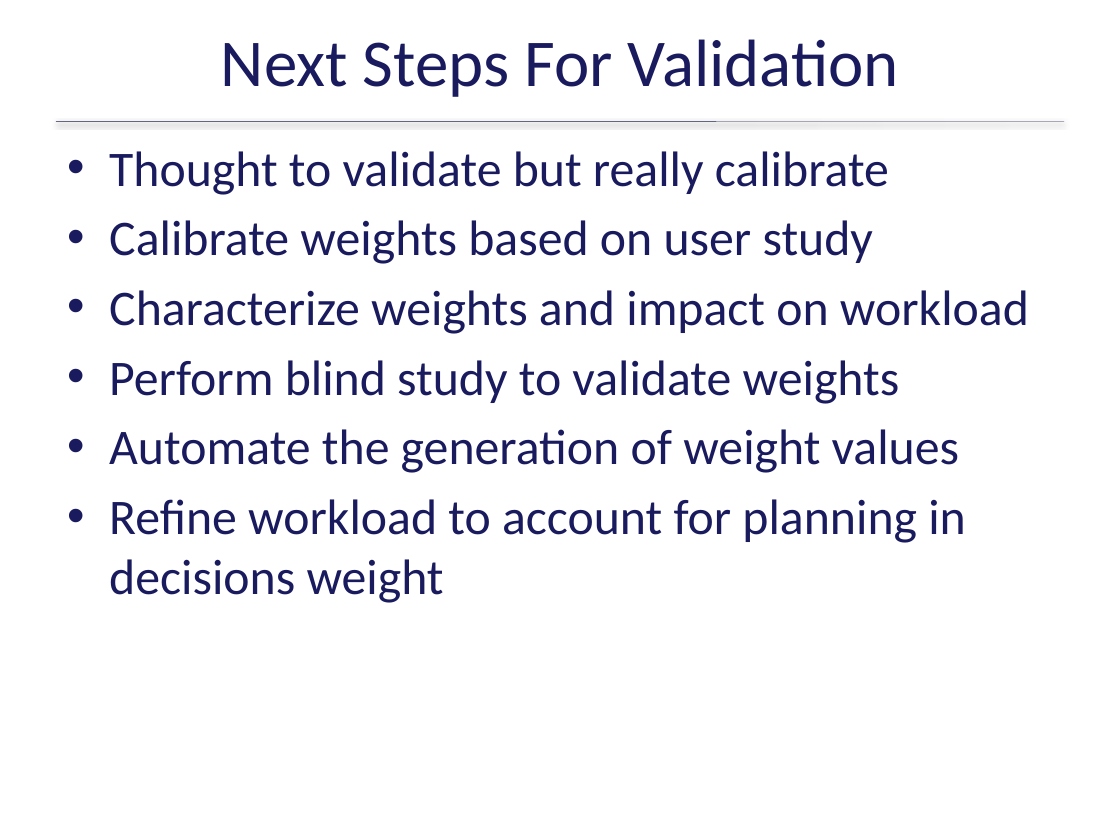
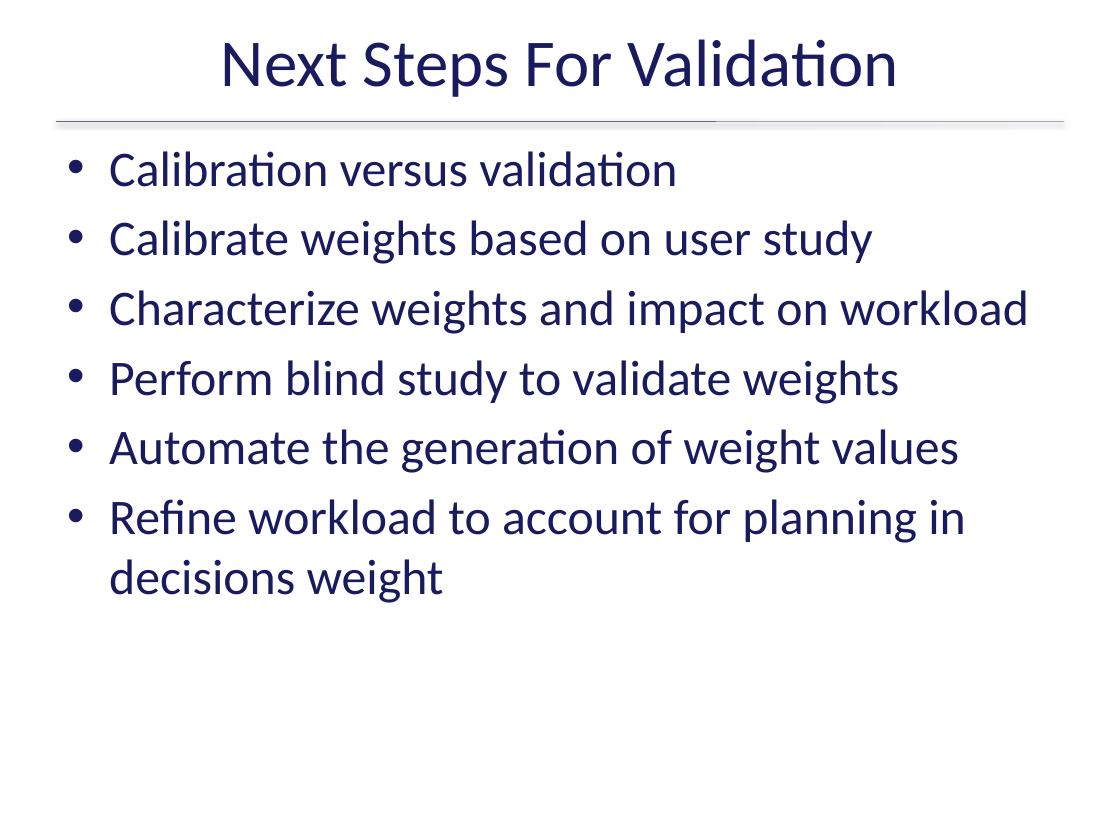
Before and after one commit to ericmercer/workload, a slide deck: slide 73 of publications_and_presentations/BYU13-03-Operator-Workload-Feb-2015.pptx. Drawn at 1120x840 pixels with LibreOffice and Linux fonts; fonts in the diff are those of the drawing; background and template pictures are left out. Boxes give left, top, right and bottom in pixels: in the first picture for what was removed or moved away, otherwise in the second. Text is boxed around its words. In the diff, an @@ line names an element or a change of style, - is before the commit and + after.

```diff
--- a/publications_and_presentations/BYU13-03-Operator-Workload-Feb-2015.pptx
+++ b/publications_and_presentations/BYU13-03-Operator-Workload-Feb-2015.pptx
@@ text at box(109, 151, 677, 187): text changed @@
-• Thought to validate but really calibrate
+• Calibration versus validation
```
Also in this commit, not shown: 1 other slide changed.
